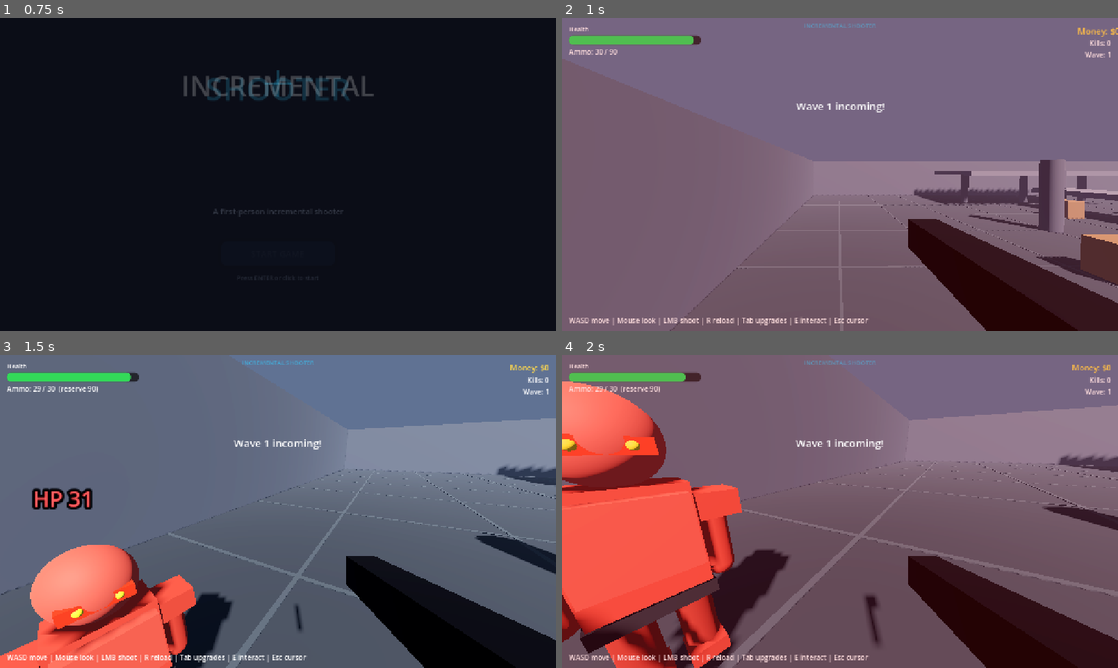
Above: before the commit, frames 1-4 (two rows, left to right).
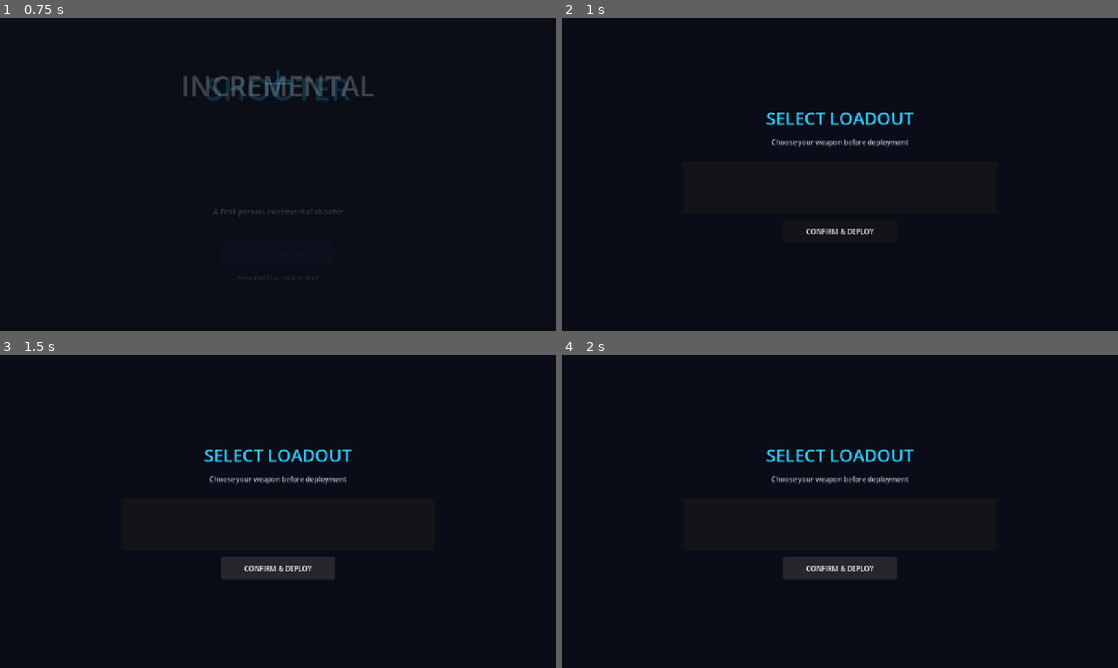
Above: after the commit, the same moments.

Repository: letward/incremental-shooter
Game: Godot game, scene res://scenes/title_screen.tscn
The game is run twice, just before and just after one commit, with the same random seed, the same clock (stepped at 60 frames per second) and the same inputs.
Inputs (mouse positions are in pixels of both pictures, inside the frame that each line leads up to):
- Up to frame 1 (0.75 s): tap Enter at 0.5 s; move the mouse to (400, 158) at 0.52 s; hold D (move_right) from 0.53 s (still down); tap E (interact) at 0.6 s; click (400, 158) at 0.67 s
- Up to frame 2 (1 s): keep holding D (move_right); tap Space (jump) at 0.77 s
- Up to frame 3 (1.5 s): release D (move_right) at 1.25 s; click (278, 567) at 1.25 s, where only the run after the commit has a clickable "CONFIRM & DEPLOY"
- Up to frame 4 (2 s): no input

Frame 1 is identical in both runs. In frame 2, 100% of the frame differs, in the area x 0-100%, y 0-100%; in frame 3, 90%; in frame 4, 100%.
Error after the commit: Parse Error: Expected end of file. (res://scripts/loadout_select.gd:75)

Commit message:
Add loadout selection menu with 5 weapons

Diff:
--- a/project.godot
+++ b/project.godot
@@ -19,6 +19,7 @@
 Bootstrap="*res://scripts/bootstrap.gd"
 GameManager="*res://scripts/game_manager.gd"
 AudioManager="*res://scripts/audio_manager.gd"
+LoadoutManager="*res://scripts/loadout_manager.gd"
 
 [display]
 
--- /dev/null
+++ b/scenes/loadout_select.tscn
@@ -0,0 +1,52 @@
+[gd_scene load_steps=2 format=3]
+
+[ext_resource type="Script" path="res://scripts/loadout_select.gd" id="1"]
+
+[node name="LoadoutSelect" type="Control"]
+anchor_right = 1.0
+anchor_bottom = 1.0
+script = ExtResource("1")
+
+[node name="BG" type="ColorRect" parent="."]
+anchor_right = 1.0
+anchor_bottom = 1.0
+color = Color(0.04, 0.05, 0.09, 1)
+
+[node name="Center" type="CenterContainer" parent="."]
+anchor_right = 1.0
+anchor_bottom = 1.0
+
+[node name="VBox" type="VBoxContainer" parent="Center"]
+custom_minimum_size = Vector2(720, 0)
+theme_override_constants/separation = 16
+alignment = 1
+
+[node name="Title" type="Label" parent="Center/VBox"]
+text = "SELECT LOADOUT"
+horizontal_alignment = 1
+theme_override_font_sizes/font_size = 40
+theme_override_colors/font_color = Color(0.2, 0.8, 1.0, 1)
+
+[node name="Subtitle" type="Label" parent="Center/VBox"]
+text = "Choose your weapon before deployment"
+horizontal_alignment = 1
+theme_override_font_sizes/font_size = 16
+theme_override_colors/font_color = Color(0.7, 0.75, 0.85, 1)
+
+[node name="List" type="VBoxContainer" parent="Center/VBox"]
+theme_override_constants/separation = 8
+
+[node name="Info" type="PanelContainer" parent="Center/VBox"]
+custom_minimum_size = Vector2(0, 120)
+
+[node name="InfoLabel" type="Label" parent="Center/VBox/Info"]
+text = ""
+horizontal_alignment = 1
+vertical_alignment = 1
+autowrap_mode = 2
+theme_override_font_sizes/font_size = 16
+
+[node name="ConfirmBtn" type="Button" parent="Center/VBox"]
+custom_minimum_size = Vector2(260, 52)
+size_flags_horizontal = 4
+text = "CONFIRM & DEPLOY"
--- a/scripts/game_manager.gd
+++ b/scripts/game_manager.gd
@@ -86,8 +86,8 @@
 func move_speed() -> float:
 	return 5.0 + upgrades["move_speed"]["level"] * upgrades["move_speed"]["step"]
 
-func mag_size() -> int:
-	return 30 + upgrades["mag_size"]["level"] * upgrades["mag_size"]["step"]
+func mag_bonus() -> int:
+	return upgrades["mag_size"]["level"] * int(upgrades["mag_size"]["step"])
 
 func reload_time() -> float:
 	var base = 1.6
--- /dev/null
+++ b/scripts/loadout_manager.gd
@@ -0,0 +1,19 @@
+extends Node
+
+var selected: String = "rifle"
+
+var loadouts: Dictionary = {
+	"pistol": {"name": "Pistol", "desc": "Light and quick. A reliable sidearm.", "damage": 7.0, "interval": 0.25, "mag": 12, "pellets": 1, "spread": 0.02, "range": 80.0, "color": Color(1.0, 0.9, 0.3)},
+	"rifle": {"name": "Assault Rifle", "desc": "Balanced. Effective at all ranges.", "damage": 10.0, "interval": 0.12, "mag": 30, "pellets": 1, "spread": 0.01, "range": 100.0, "color": Color(0.2, 0.8, 1.0)},
+	"smg": {"name": "SMG", "desc": "High fire rate, low damage. Spray and pray.", "damage": 5.0, "interval": 0.06, "mag": 45, "pellets": 1, "spread": 0.04, "range": 60.0, "color": Color(0.3, 1.0, 0.4)},
+	"shotgun": {"name": "Shotgun", "desc": "Devastating up close. Slow reload.", "damage": 7.0, "interval": 0.85, "mag": 6, "pellets": 8, "spread": 0.14, "range": 30.0, "color": Color(1.0, 0.5, 0.2)},
+	"sniper": {"name": "Sniper", "desc": "One-shot potential. Slow and precise.", "damage": 45.0, "interval": 1.2, "mag": 5, "pellets": 1, "spread": 0.001, "range": 200.0, "color": Color(0.9, 0.3, 0.9)},
+}
+
+func get_loadout(id: String) -> Dictionary:
+	if loadouts.has(id):
+		return loadouts[id]
+	return loadouts["rifle"]
+
+func get_selected() -> Dictionary:
+	return get_loadout(selected)
--- /dev/null
+++ b/scripts/loadout_select.gd
@@ -0,0 +1,74 @@
+extends Control
+
+@onready var list: VBoxContainer = $Center/VBox/List
+@onready var info_label: Label = $Center/VBox/Info/InfoLabel
+@onready var confirm_btn: Button = $Center/VBox/ConfirmBtn
+
+var selected_btn: Button = null
+var buttons: Dictionary = {}
+
+func _ready() -> void:
+	_style_confirm()
+	_build_list()
+	_select(LoadoutManager.selected)
+	confirm_btn.pressed.connect(_confirm)
+
+func _style_confirm() -> void:
+	var sb = StyleBoxFlat.new()
+	sb.bg_color = Color(0.2, 0.5, 0.9, 1)
+	sb.corner_radius_top_left = 12
+	sb.corner_radius_top_right = 12
+	sb.corner_radius_bottom_left = 12
+	sb.corner_radius_bottom_right = 12
+	confirm_btn.add_theme_stylebox_override("normal", sb)
+	var sh = sb.duplicate()
+	sh.bg_color = Color(0.3, 0.6, 1.0, 1)
+	confirm_btn.add_theme_stylebox_override("hover", sh)
+	confirm_btn.add_theme_font_size_override("font_size", 18)
+
+func _build_list() -> void:
+	for id in LoadoutManager.loadouts.keys():
+		var L = LoadoutManager.loadouts[id]
+		var btn = Button.new()
+		btn.custom_minimum_size = Vector2(0, 56)
+		btn.text = L["name"]
+		btn.alignment = HORIZONTAL_ALIGNMENT_LEFT
+		# color strip via modulate? Use text only
+		var sb = StyleBoxFlat.new()
+		sb.bg_color = Color(0.1, 0.12, 0.18, 0.9)
+		sb.corner_radius_top_left = 10
+		sb.corner_radius_top_right = 10
+		sb.corner_radius_bottom_left = 10
+		sb.corner_radius_bottom_right = 10
+		sb.border_width_left = 4
+		sb.border_color = L["color"]
+		btn.add_theme_stylebox_override("normal", sb)
+		var sh = sb.duplicate()
+		sh.bg_color = Color(0.15, 0.18, 0.26, 0.95)
+		btn.add_theme_stylebox_override("hover", sh)
+		btn.pressed.connect(func(): _select(id))
+		list.add_child(btn)
+		buttons[id] = btn
+
+func _select(id: String) -> void:
+	LoadoutManager.selected = id
+	var L = LoadoutManager.get_selected()
+	# highlight
+	for key in buttons.keys():
+		var b = buttons[key]
+		var sb = b.get_theme_stylebox("normal") as StyleBoxFlat
+		if sb:
+			if key == id:
+				sb.border_width_left = 6
+				sb.bg_color = Color(0.18, 0.25, 0.35, 0.95)
+			else:
+				sb.border_width_left = 4
+				sb.bg_color = Color(0.1, 0.12, 0.18, 0.9)
+	info_label.text = "%s\n%s\nDamage: %.0f | Fire Rate: %.2fs | Mag: %d | Range: %.0f" % [L["name"], L["desc"], L["damage"], L["interval"], L["mag"], L["range"]]
+	info_label.modulate = L["color"].lightened(0.3)
+
+func _confirm() -> void:
+	AudioManager.play("ui_click")
+	var tw = create_tween()
+	tw.tween_property(self, "modulate:a", 0.0, 0.25)
+	tw.tween_callback(func(): get_tree().change_scene_to_file("res://scenes/main.tscn"))
--- a/scripts/title_screen.gd
+++ b/scripts/title_screen.gd
@@ -57,4 +57,4 @@
 	tw.tween_callback(_go_to_game)
 
 func _go_to_game() -> void:
-	get_tree().change_scene_to_file("res://scenes/main.tscn")
+	get_tree().change_scene_to_file("res://scenes/loadout_select.tscn")
--- a/scripts/weapon.gd
+++ b/scripts/weapon.gd
@@ -2,6 +2,13 @@
 
 var player: CharacterBody3D
 var camera: Camera3D
+var base_damage: float = 10.0
+var base_interval: float = 0.12
+var base_mag: int = 30
+var pellets: int = 1
+var spread: float = 0.01
+var weapon_range: float = 100.0
+var mag_capacity: int = 30
 var current_ammo: int = 30
 var reserve: int = 90
 var reloading: bool = false
@@ -14,14 +21,23 @@
 
 func _ready() -> void:
 	player = get_parent().get_parent() if get_parent() else null
-	# player is CharacterBody3D? path Camera3D/Weapon -> parent Camera3D -> parent player
 	if get_parent() and get_parent().get_parent():
 		player = get_parent().get_parent()
 	camera = get_parent() as Camera3D
+	var L = LoadoutManager.get_selected()
+	base_damage = L["damage"]
+	base_interval = L["interval"]
+	base_mag = L["mag"]
+	pellets = L["pellets"]
+	spread = L["spread"]
+	weapon_range = L["range"]
+	mag_capacity = base_mag + GameManager.mag_bonus()
+	current_ammo = mag_capacity
+	reserve = mag_capacity * 4
 	_sync_ammo()
 
 func _sync_ammo() -> void:
-	GameManager.ammo_changed.emit(current_ammo, GameManager.mag_size(), reserve)
+	GameManager.ammo_changed.emit(current_ammo, mag_capacity, reserve)
 
 func _process(delta: float) -> void:
 	if fire_cooldown > 0:
@@ -36,7 +52,7 @@
 			muzzle.get_node("Flash").visible = muzzle_flash_timer > 0
 
 	# reload input
-	if Input.is_action_just_pressed("reload") and not reloading and current_ammo < GameManager.mag_size():
+	if Input.is_action_just_pressed("reload") and not reloading and current_ammo < mag_capacity:
 		_start_reload()
 
 	# shooting
@@ -51,44 +67,47 @@
 
 func _fire() -> void:
 	current_ammo -= 1
-	fire_cooldown = GameManager.fire_interval()
+	fire_cooldown = max(0.04, base_interval + (GameManager.fire_interval() - 0.15))
 	_sync_ammo()
 	# muzzle flash
 	muzzle_flash_timer = 0.06
 	if muzzle and muzzle.has_node("Flash"):
 		muzzle.get_node("Flash").visible = true
 
-	# raycast from camera center
 	if camera == null:
 		return
-	var from = camera.global_position
-	var dir = -camera.global_transform.basis.z
-	var to = from + dir * 100.0
-	var space = get_world_3d().direct_space_state
-	var query = PhysicsRayQueryParameters3D.create(from, to)
-	query.exclude = [player.get_rid()] if player else []
-	var result = space.intersect_ray(query)
-	if result:
-		var collider = result.collider
-		var hit_pos = result.position
-		_spawn_impact(hit_pos, result.normal)
-		if collider and collider.has_method("take_damage"):
-			var dmg = 10.0 * GameManager.damage_mult()
-			collider.take_damage(dmg, player)
-			# lifesteal
-			var ls = GameManager.lifesteal()
-			if ls > 0 and player:
-				player.heal(dmg * ls)
-		# recoil
+	var dmg_per = base_damage * GameManager.damage_mult()
+	var ls = GameManager.lifesteal()
+	for i in range(pellets):
+		var from = camera.global_position
+		var dir = -camera.global_transform.basis.z
+		if pellets > 1:
+			var sx = randf_range(-spread, spread)
+			var sy = randf_range(-spread, spread)
+			dir = dir.rotated(camera.global_transform.basis.x, sy).rotated(camera.global_transform.basis.y, sx)
+		var to = from + dir * weapon_range
+		var space = get_world_3d().direct_space_state
+		var query = PhysicsRayQueryParameters3D.create(from, to)
+		query.exclude = [player.get_rid()] if player else []
+		var result = space.intersect_ray(query)
+		if result:
+			var collider = result.collider
+			var hit_pos = result.position
+			_spawn_impact(hit_pos, result.normal)
+			if collider and collider.has_method("take_damage"):
+				collider.take_damage(dmg_per, player)
+				if ls > 0 and player:
+					player.heal(dmg_per * ls)
+
+	# recoil
 	var tw = create_tween()
 	tw.tween_property(self, "position", Vector3(0.35, -0.25, -0.35), 0.04)
 	tw.tween_property(self, "position", Vector3(0.35, -0.25, -0.5), 0.12).set_trans(Tween.TRANS_CUBIC).set_ease(Tween.EASE_OUT)
-	# camera shake small
 	if player and player.has_method("_camera_shake_small"):
 		player._camera_shake_small()
 
 func _start_reload() -> void:
-	if reserve <= 0 and current_ammo >= GameManager.mag_size():
+	if reserve <= 0 and current_ammo >= mag_capacity:
 		return
 	reloading = true
 	reload_timer = GameManager.reload_time()
@@ -96,7 +115,7 @@
 
 func _finish_reload() -> void:
 	reloading = false
-	var cap = GameManager.mag_size()
+	var cap = mag_capacity
 	var need = cap - current_ammo
 	var take = min(need, reserve)
 	# infinite reserve: if reserve insufficient, just fill (give ammo)
Not shown, added: scripts/title_screen.gd.uid
